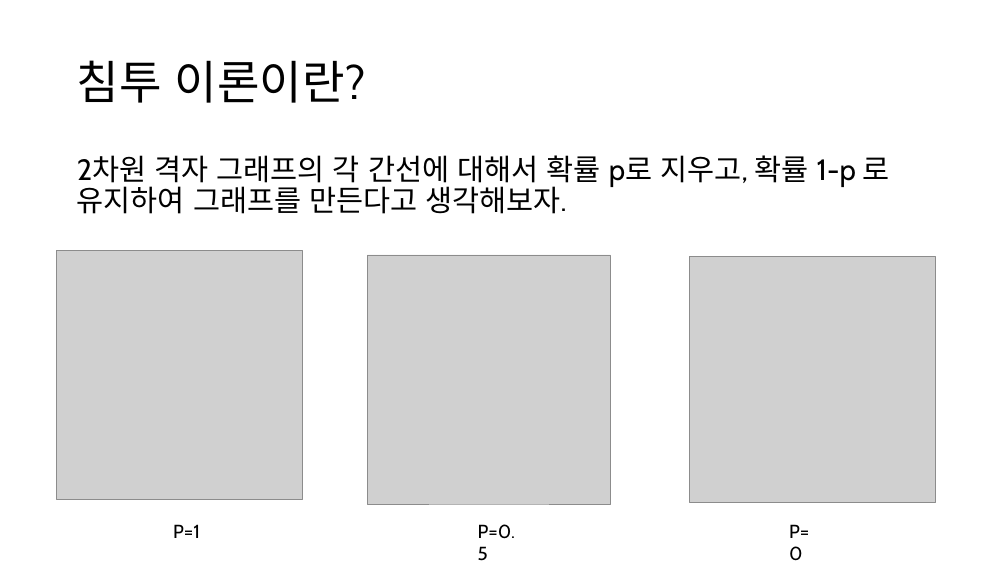
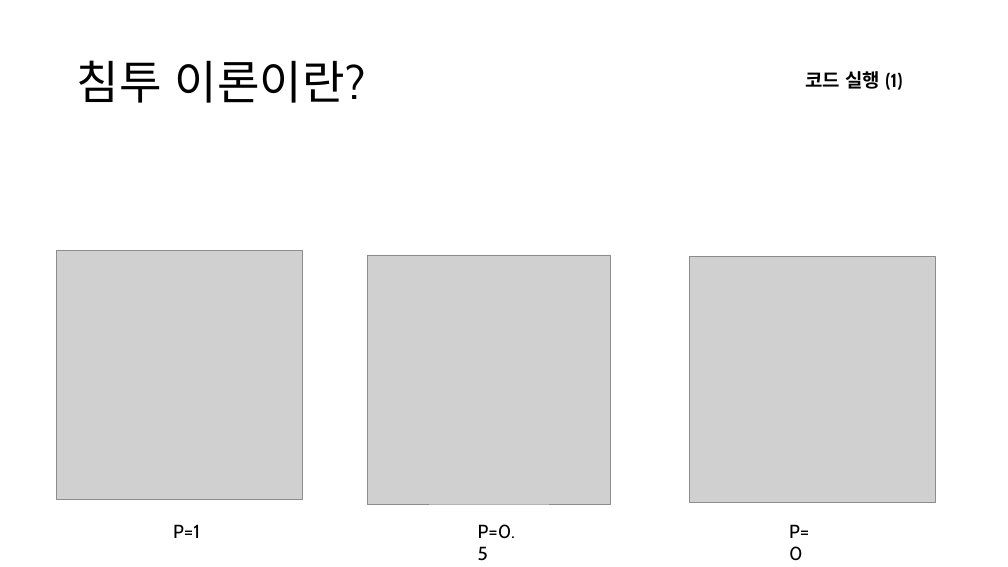
Before and after one commit to singrum/percolation-model, a slide deck: slide 5 of percolation.pptx. Drawn at 1008x567 pixels with LibreOffice and Linux fonts; fonts in the diff are those of the drawing; grey boxes stand for pictures. Boxes give left, top, right and bottom in pixels: in the first picture for what was removed or moved away, otherwise in the second. Text is boxed around its words. In the diff, an @@ line names an element or a change of style, - is before the commit and + after.

```diff
--- a/percolation.pptx
+++ b/percolation.pptx
@@ text added at box(805, 71, 902, 90), 18 pt, text #000000, bold @@
+코드 실행 (1)
@@ text removed at box(77, 155, 890, 214) @@
-2차원 격자 그래프의 각 간선에 대해서 확률 p로 지우고, 확률 1-p 로 유지하여 그래프를 만든다고 생각해보자.
```
Also in this commit, not shown: 5 other slides changed, 5 slides added, 7 slides removed, 1 other file.
